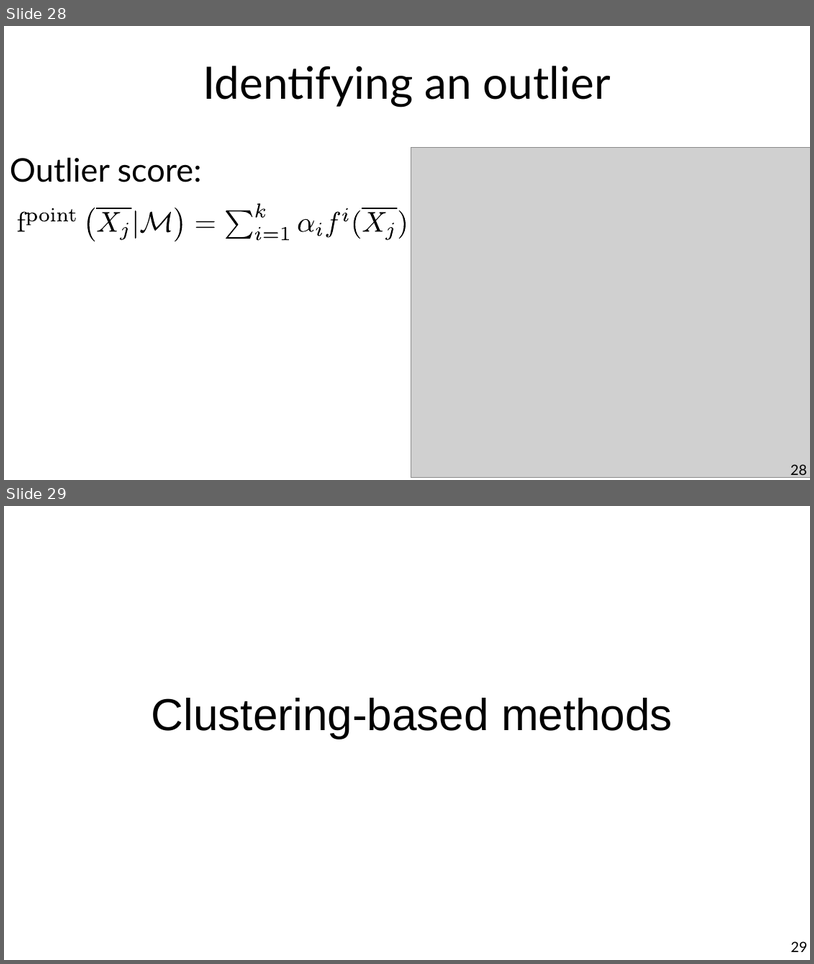
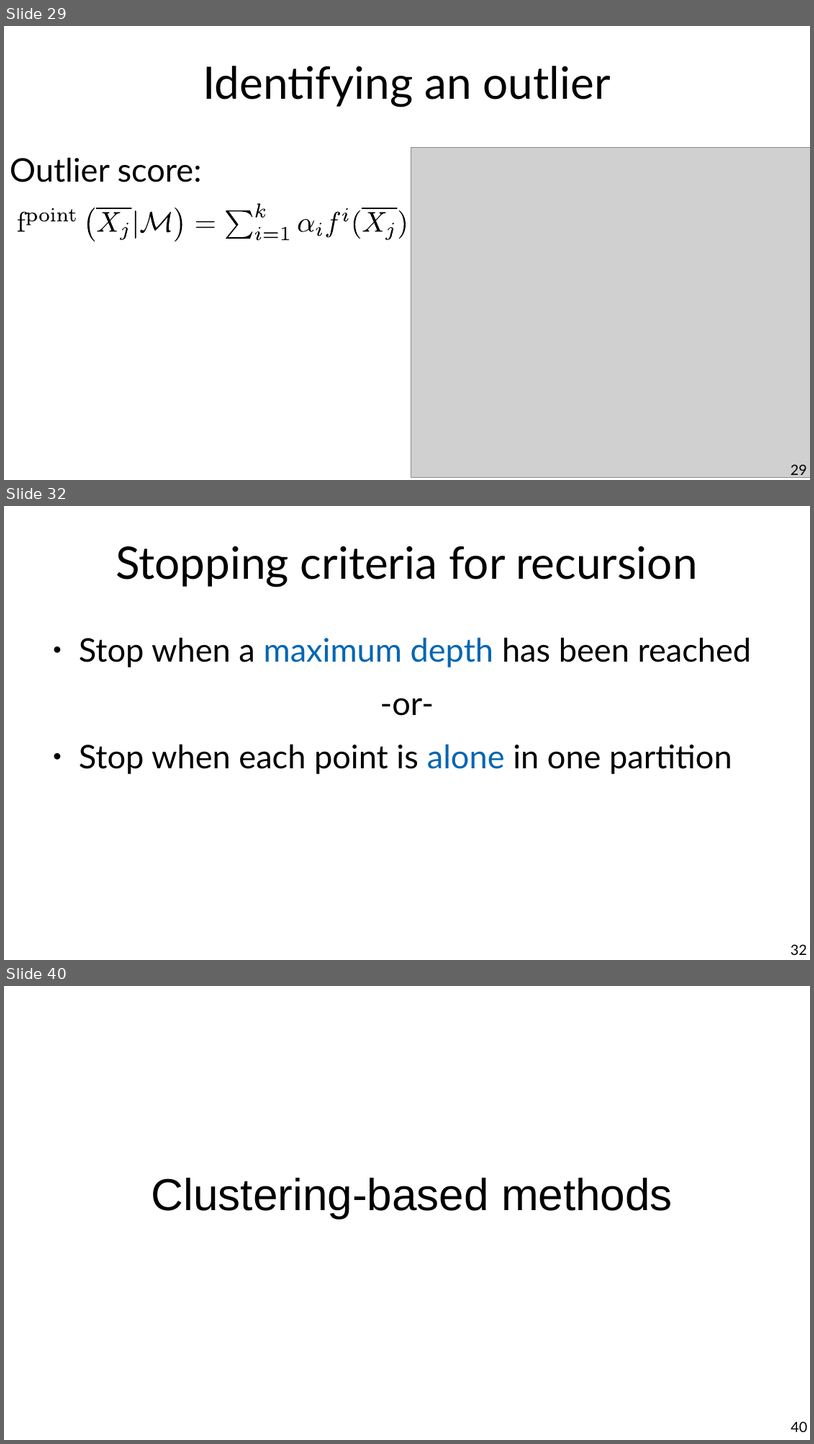
Before and after one commit to marco-calautti/data-mining-course, a slide deck: theory/tt09_outlier_detection.odp. Shown one above the other, each under a label of ours: slides 28 and 29 before the commit, slides 29, 32 and 40 after it; the slides between them are not shown. The pictures are 814x964 and 814x1444 pixels, drawn with LibreOffice and Linux fonts; fonts in the diff are those of the drawing; grey boxes stand for pictures. Boxes give left, top, right and bottom in pixels: in the first picture for what was removed or moved away, otherwise in the second. Text is boxed around its words. In the diff, an @@ line names an element or a change of style, - is before the commit and + after.

```diff
--- a/theory/tt09_outlier_detection.odp
+++ b/theory/tt09_outlier_detection.odp
@@ slide 32 added at (x1=4, y1=506, x2=810, y2=960), background #FFFFFF @@
@@ title added at (x1=116, y1=546, x2=697, y2=587), 44 pt, text #000000 @@
+Stopping criteria for recursion
@@ text added at (x1=79, y1=637, x2=752, y2=774), 32 pt, text #000000 @@
+● Stop when a maximum depth has been reached
+-or-
+● Stop when each point is alone in one partition
@@ page number added at (x1=791, y1=944, x2=808, y2=955), 14 pt, text #000000 @@
+32
@@ what was slide 28 is now slide 29 @@
@@ page number at (x1=791, y1=464, x2=808, y2=478): text changed @@
-28
+29
@@ what was slide 29 is now slide 40 @@
@@ page number at (x1=791, y1=1421, x2=808, y2=1432): text changed @@
-29
+40
```
Also in this commit, not shown: 27 slides changed, 13 other slides added, 2 slides removed.
